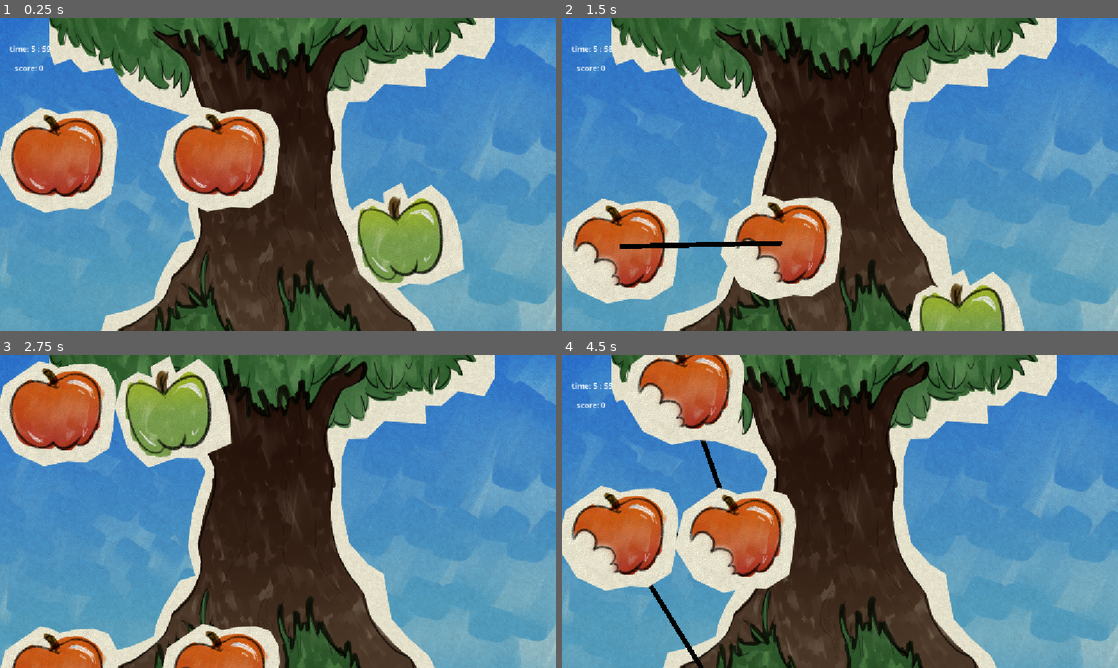
Above: before the commit, frames 1-4 (two rows, left to right).
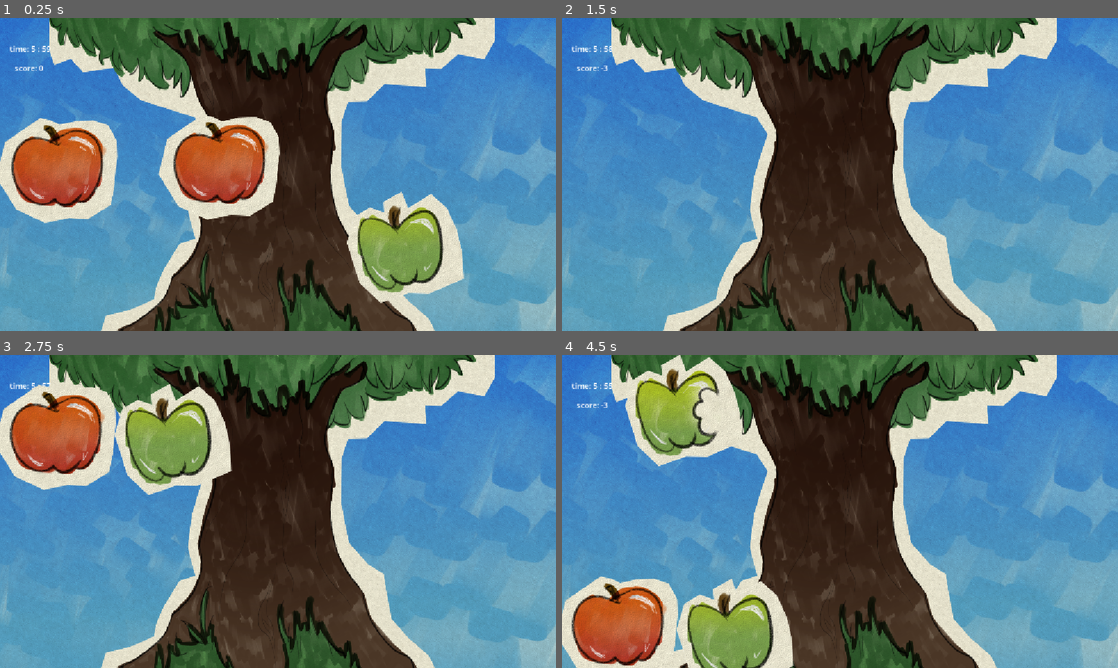
Above: after the commit, the same moments.

Repository: evelicry/Apple-Link
Game: Godot game, scene res://scenes/main.tscn
Two runs of this game, one before a commit and one after it. Both use one fixed random seed, a clock stepped at 60 frames per second and the inputs below.
Inputs (mouse positions are in pixels of both pictures, inside the frame that each line leads up to):
- Up to frame 1 (0.25 s): no input
- Up to frame 2 (1.5 s): move the mouse to (617, 180) at 0.52 s; click (617, 180) at 0.67 s; move the mouse to (778, 227) at 1.27 s; click (778, 227) at 1.42 s
- Up to frame 3 (2.75 s): move the mouse to (333, 442) at 2.02 s; click (333, 442) at 2.17 s
- Up to frame 4 (4.5 s): move the mouse to (617, 414) at 2.77 s; click (617, 414) at 2.92 s; move the mouse to (734, 467) at 3.52 s; click (734, 467) at 3.67 s; move the mouse to (684, 373) at 4.27 s; click (684, 373) at 4.42 s

The runs differ from the first frame. In frame 1, 9.5% of the frame differs, in the area x 0-84%, y 28-92%; in frame 2, 14%; in frame 3, 17%; in frame 4, 26%, in the area x 0-43%, y 0-100%.

Commit message:
apples - points and also win and lose screen exists

Diff:
--- a/scenes/FakeApple.tscn
+++ b/scenes/FakeApple.tscn
@@ -1,7 +1,7 @@
 [gd_scene format=3 uid="uid://cln68yaevk3i8"]
 
 [ext_resource type="Texture2D" uid="uid://8roua75lkywt" path="res://sprites/apples/green.webp" id="1_tfo6a"]
-[ext_resource type="Script" uid="uid://dhktw2oafw37u" path="res://scripts/RealApple.gd" id="2_elmh7"]
+[ext_resource type="Script" uid="uid://dc2e5c1oxkbpe" path="res://scripts/FakeApple.gd" id="2_tfo6a"]
 
 [sub_resource type="RectangleShape2D" id="RectangleShape2D_dgfsc"]
 
@@ -9,7 +9,7 @@
 
 [node name="FakeAppleSprite" type="Sprite2D" parent="." unique_id=1141405102 groups=["Apple"]]
 texture = ExtResource("1_tfo6a")
-script = ExtResource("2_elmh7")
+script = ExtResource("2_tfo6a")
 
 [node name="Area2D" type="Area2D" parent="FakeAppleSprite" unique_id=1775652860]
 
--- /dev/null
+++ b/scenes/lose.tscn
@@ -0,0 +1,25 @@
+[gd_scene format=3 uid="uid://kl1mlt5hk0e8"]
+
+[ext_resource type="Script" uid="uid://cnray6ow1135h" path="res://scripts/result.gd" id="1_10rtl"]
+[ext_resource type="Texture2D" uid="uid://b60mpdcocnd82" path="res://sprites/lose.png" id="1_r6nsb"]
+[ext_resource type="Texture2D" uid="uid://cmedxgc55rucf" path="res://sprites/retry.png" id="2_10rtl"]
+[ext_resource type="Texture2D" uid="uid://dy24eyce547d0" path="res://sprites/sky.webp" id="2_h0cgr"]
+
+[node name="Lose" type="Node2D" unique_id=1142639595]
+script = ExtResource("1_10rtl")
+
+[node name="Sprite2D3" type="Sprite2D" parent="." unique_id=2027970528]
+self_modulate = Color(0.729365, 0.74842304, 0.7484216, 1)
+texture = ExtResource("2_h0cgr")
+
+[node name="Sprite2D2" type="Sprite2D" parent="." unique_id=327206659]
+position = Vector2(-2, -107.999985)
+scale = Vector2(0.6, 0.6)
+texture = ExtResource("1_r6nsb")
+
+[node name="RetrySprite2D3" type="Sprite2D" parent="." unique_id=226711206]
+position = Vector2(-4, 182)
+scale = Vector2(0.6, 0.6)
+texture = ExtResource("2_10rtl")
+
+[node name="Camera2D" type="Camera2D" parent="." unique_id=2145830567]
--- a/scenes/main.tscn
+++ b/scenes/main.tscn
@@ -34,7 +34,6 @@
 
 [node name="ObjectLinker" type="Line2D" parent="." unique_id=1677003764]
 position = Vector2(2, -9)
-default_color = Color(0, 0, 0, 1)
 script = ExtResource("2_0wfyh")
 metadata/_custom_type_script = "uid://dv0sgwkv1e80e"
 
@@ -47,6 +46,7 @@
 [node name="CollisionShape2D" type="CollisionShape2D" parent="Floor" unique_id=798370726]
 position = Vector2(434.5, 502.5)
 shape = SubResource("RectangleShape2D_kuldn")
+script = ExtResource("1_sugp2")
 
 [node name="Camera2D" type="Camera2D" parent="." unique_id=1685695253]
 position = Vector2(458, 66)
@@ -73,5 +73,6 @@
 offset_bottom = -143.0
 text = "Score"
 
+[connection signal="area_entered" from="Floor" to="." method="_on_floor_area_entered"]
 [connection signal="body_entered" from="Floor" to="." method="_on_floor_body_entered"]
 [connection signal="timeout" from="AppleSpawnTimer" to="." method="_on_timer_timeout"]
--- /dev/null
+++ b/scenes/win.tscn
@@ -0,0 +1,24 @@
+[gd_scene format=3 uid="uid://cyxhqdwwo0ts"]
+
+[ext_resource type="Texture2D" uid="uid://bkvvqfi74pn0x" path="res://sprites/win.png" id="1_826fv"]
+[ext_resource type="Script" uid="uid://cnray6ow1135h" path="res://scripts/result.gd" id="1_iiocm"]
+[ext_resource type="Texture2D" uid="uid://cmedxgc55rucf" path="res://sprites/retry.png" id="2_iiocm"]
+[ext_resource type="Texture2D" uid="uid://dy24eyce547d0" path="res://sprites/sky.webp" id="2_yxbqr"]
+
+[node name="Win" type="Node2D" unique_id=176223952]
+script = ExtResource("1_iiocm")
+
+[node name="Camera2D" type="Camera2D" parent="." unique_id=432950111]
+
+[node name="Sprite2D2" type="Sprite2D" parent="." unique_id=1645285778]
+texture = ExtResource("2_yxbqr")
+
+[node name="Sprite2D" type="Sprite2D" parent="." unique_id=784509990]
+position = Vector2(-2, -107.999985)
+scale = Vector2(0.6, 0.6)
+texture = ExtResource("1_826fv")
+
+[node name="RetrySprite2D2" type="Sprite2D" parent="." unique_id=1827900739]
+position = Vector2(-4, 182)
+scale = Vector2(0.6, 0.6)
+texture = ExtResource("2_iiocm")
--- a/scripts/global.gd
+++ b/scripts/global.gd
@@ -28,7 +28,7 @@
 						points += 1
 
 					elif apple.apple_type == apple.AppleType.FAKE:
-						points -= 3
+						points += -3
 
 					apple.queue_free()
 
@@ -46,10 +46,11 @@
 	if line != null:
 		line.clear_points()
 
-func _on_floor_body_entered(body: Node2D) -> void:
-	if body.is_in_group("Apple"):
-		points = -1
-		body.queue_free()
+	if points >= 40:
+		get_tree().change_scene_to_file("res://scenes/win.tscn")
+	elif points <= -40:
+		get_tree().change_scene_to_file("res://scenes/lose.tscn")
+
 
 func _on_timer_timeout() -> void:
 	for i in apples_spawn_per_timer:
@@ -65,5 +66,7 @@
 		add_child(r_apple)
 	apple_spawn_timer.start()
 
-func _on_area_2d_area_entered(area: Area2D) -> void:
-	pass # Replace with function body.
+
+func _on_floor_area_entered(area: Area2D) -> void:
+	points += -1
+	area.get_parent().queue_free()
--- /dev/null
+++ b/scripts/result.gd
@@ -0,0 +1,7 @@
+extends Node2D
+
+
+func _input(event: InputEvent) -> void:
+	if event is InputEventMouseButton and event.pressed:
+		if event.button_index == MOUSE_BUTTON_LEFT || event.button_index == MOUSE_BUTTON_MIDDLE || event.button_index == MOUSE_BUTTON_RIGHT:
+			get_tree().change_scene_to_file("res://scenes/main.tscn")
Not shown, changed: audio/music/spencer_yk-little-slimex27s-adventure-151007.mp3.import
Not shown, added: scripts/result.gd.uid
Binary file added: sprites/logo.png
Not shown, added: sprites/logo.png.import
Binary file added: sprites/lose.png
Not shown, added: sprites/lose.png.import
Binary file added: sprites/retry.png
Not shown, added: sprites/retry.png.import
Binary file added: sprites/win.png
Not shown, added: sprites/win.png.import
